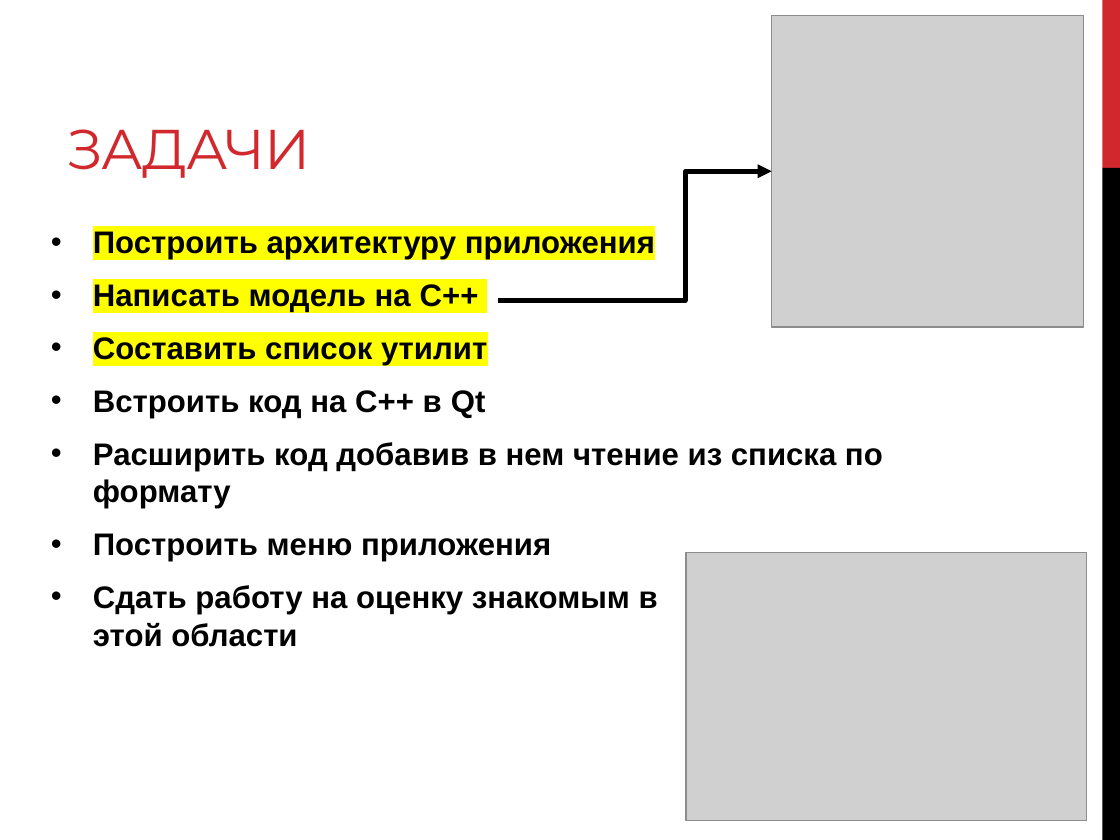
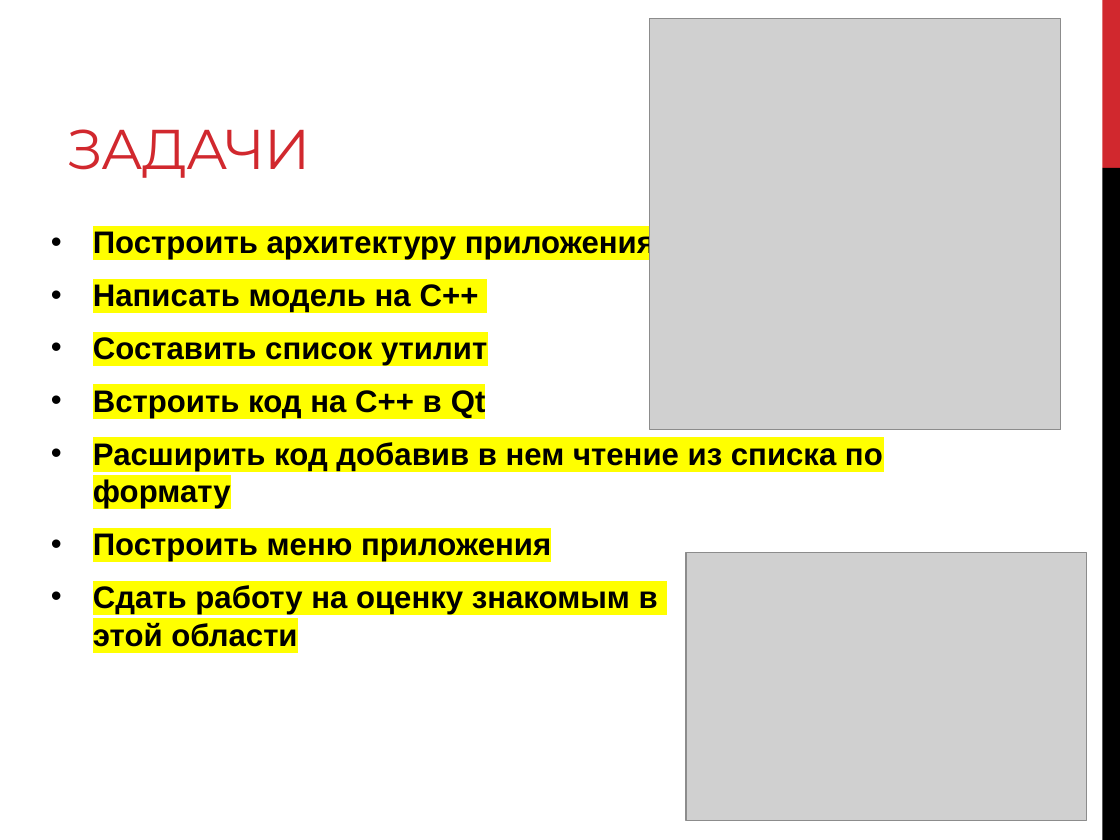
Before and after one commit to Cpp-Gleb/study, a slide deck: slide 5 of DiplomWork/Steglove.pptx. Drawn at 1120x840 pixels with LibreOffice and Linux fonts; fonts in the diff are those of the drawing; grey boxes stand for pictures. Boxes give left, top, right and bottom in pixels: in the first picture for what was removed or moved away, otherwise in the second. Text is boxed around its words. In the diff, an @@ line names an element or a change of style, - is before the commit and + after.

```diff
--- a/DiplomWork/Steglove.pptx
+++ b/DiplomWork/Steglove.pptx
@@ picture resized from (x1=772, y1=16, x2=1083, y2=327) to (x1=650, y1=19, x2=1061, y2=430) @@
@@ elbow arrow removed from (498, 300) to (772, 171) @@
@@ text at (x1=93, y1=387, x2=883, y2=647): highlight none to #FFFF00 in "Встроить код на С++ в Qt", "Расширить код добавив в нем чтение из ...", "Построить меню приложения", "Сдать работу на оценку знакомым в этой ..." @@
```
Also in this commit, not shown: 1 other slide changed, 50 other files.
